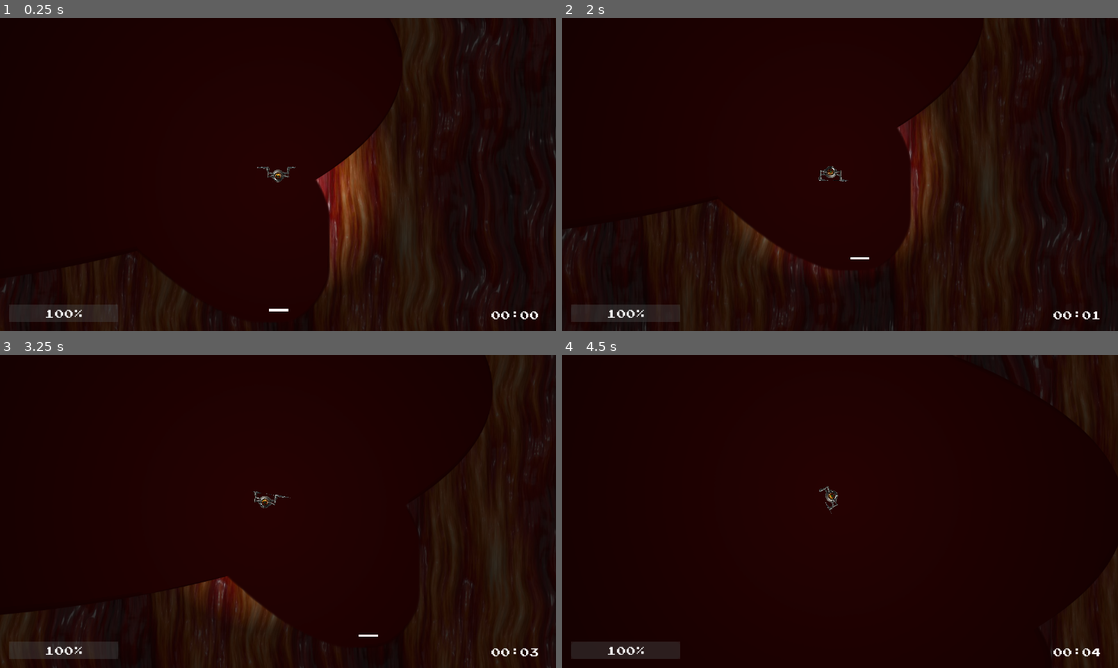
Above: before the commit, frames 1-4 (two rows, left to right).
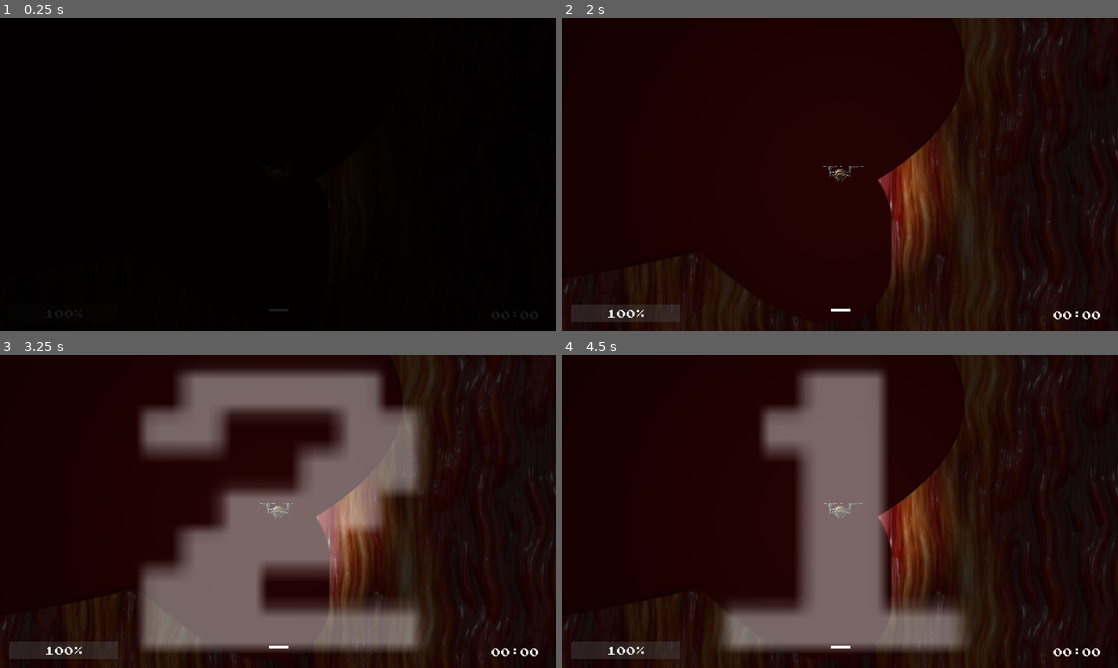
Above: after the commit, the same moments.

Repository: mutualtape/droneroids
Game: Godot game, scene res://game.tscn
Two runs of this game, one before a commit and one after it. Both use one fixed random seed, a clock stepped at 60 frames per second and the inputs below.
Inputs:
- Up to frame 1 (0.25 s): no input
- Up to frame 2 (2 s): hold Right (right) 0.53-1.28 s; hold Down (backward) from 1.28 s (still down)
- Up to frame 3 (3.25 s): release Down (backward) at 2.03 s; hold Right (right) 2.03-2.78 s; hold Up (forward) from 2.78 s (still down)
- Up to frame 4 (4.5 s): release Up (forward) at 3.53 s; hold Left (left) from 3.53 s (still down)

The runs differ from the first frame. In frame 1, 72% of the frame differs, in the area x 0-100%, y 0-100%; in frame 2, 5.1%; in frame 3, 35%; in frame 4, 26%.

Commit message:
add base level

Diff:
--- a/game.gd
+++ b/game.gd
@@ -1,67 +1,43 @@
-@tool
 extends Node2D
-class_name Game
 
-@export var level_scene : PackedScene
-var current_level: Node2D
-var level_timer_millis: int
+@onready var anim = $MenuUI/FadePlayer
+@onready var level = $BaseLevel
 
-class GameStat:
-	var time: int
-	func _init(t: int): time = t
-var game_stats: Array[GameStat] = []
+var game_stats: Array[Global.GameStat] = []
 
 func _ready():
-	start_level(level_scene)
-
-func start_level(level: PackedScene):
-	current_level = level.instantiate()
-	current_level.process_mode = Node.PROCESS_MODE_PAUSABLE
-	add_child(current_level)
-	level_timer_millis = 0
-
-func _process(delta):
-	if(Engine.is_editor_hint()): return
-	level_timer_millis+=delta*1000
-	$GameUI/EnergyBar.ratio = $Drone.energy / $Drone.energy_max
-	$GameUI/Time.text = text_for_millis(level_timer_millis)
-
-func text_for_millis(milli_seconds: int):
-	var seconds = (milli_seconds/1000) % 60
-	var minutes = (milli_seconds/(1000 * 60)) % 60
-	return "%02d:%02d" % [minutes, seconds]
+	next_level()
 
 signal interacted
 func _input(event):
 	interacted.emit()
 
-func _game_over_win(type, field):
-	if(type != LandingField.Type.TARGET): return
-	game_stats.append(GameStat.new(level_timer_millis))
-	anim.play("fade_to_menu")
-	get_tree().paused = true
-
 func _game_over_stranded(collision_node):
 	print("poor turtle not implemented in multi level")
 
-@onready var anim = $MenuUI/FadePlayer
-var next_level: PackedScene
+func _on_base_level_finished(stat: Global.GameStat):
+	game_stats.append(stat)
+	anim.play("fade_to_menu")
+
+func next_level():
+	var resource = "res://scenes/levels/level_veins_%s.tscn" % (game_stats.size() + 1)
+	print("load " + resource)
+	level.load_level(load(resource))
+	anim.play("fade_to_level")
+
 func _on_fade_player_animation_finished(anim_name):
 	match anim_name:
 		"fade_to_menu":
 			var message = "You needed %s \n and took %s%% damage\n\n press anything" % [
-				text_for_millis(game_stats.back().time),
-				round((1 - $Drone.energy / $Drone.energy_max) * 100)
+				Global.text_for_millis(game_stats.back().time),
+				round((1 - game_stats.back().energy / Drone.energy_max) * 100)
 			]
 			$MenuUI/Message.text = "[center]" + message + "[/center]"
 			$MenuUI/Message.visible = true
-			current_level.free()
-			next_level = load("res://scenes/levels/level_veins_2.tscn")
-			$Drone.position = Vector2.ZERO
-			start_level(next_level)
+
 			await interacted
 			$MenuUI/Message.visible = false
-			anim.play("fade_to_level")
+			next_level()
 		"fade_to_level":
-			get_tree().paused = false
+			level.start_level()
 		_: assert(false, "unkown animation " + anim_name)
--- a/game.tscn
+++ b/game.tscn
@@ -1,12 +1,23 @@
-[gd_scene load_steps=10 format=3 uid="uid://584xc4ljf760"]
+[gd_scene load_steps=8 format=3 uid="uid://584xc4ljf760"]
 
 [ext_resource type="Script" path="res://game.gd" id="1_g4isr"]
-[ext_resource type="PackedScene" uid="uid://bmkhgbp7f25nu" path="res://scenes/levels/level_veins_1.tscn" id="2_rpsn8"]
-[ext_resource type="PackedScene" uid="uid://chk3bcl33jjts" path="res://scenes/common/drone.tscn" id="3_esjgk"]
+[ext_resource type="PackedScene" uid="uid://c7x4io68lfgml" path="res://scenes/common/base_level.tscn" id="2_bkg3y"]
 [ext_resource type="AudioStream" uid="uid://tkqsklb426h4" path="res://assets/Song.mp3" id="4_hikr2"]
 
-[sub_resource type="StyleBoxFlat" id="StyleBoxFlat_b45d8"]
-bg_color = Color(0.6, 0.6, 0.6, 0.14902)
+[sub_resource type="Animation" id="Animation_ou7lf"]
+length = 0.001
+tracks/0/type = "value"
+tracks/0/imported = false
+tracks/0/enabled = true
+tracks/0/path = NodePath("FadeOverlay:color")
+tracks/0/interp = 1
+tracks/0/loop_wrap = true
+tracks/0/keys = {
+"times": PackedFloat32Array(0),
+"transitions": PackedFloat32Array(1),
+"update": 0,
+"values": [Color(0, 0, 0, 0)]
+}
 
 [sub_resource type="Animation" id="Animation_qibnl"]
 resource_name = "fade_to_level"
@@ -51,21 +62,6 @@
 "values": [Color(0, 0, 0, 0), Color(0, 0, 0, 0), Color(0, 0, 0, 1)]
 }
 
-[sub_resource type="Animation" id="Animation_ou7lf"]
-length = 0.001
-tracks/0/type = "value"
-tracks/0/imported = false
-tracks/0/enabled = true
-tracks/0/path = NodePath("FadeOverlay:color")
-tracks/0/interp = 1
-tracks/0/loop_wrap = true
-tracks/0/keys = {
-"times": PackedFloat32Array(0),
-"transitions": PackedFloat32Array(1),
-"update": 0,
-"values": [Color(0, 0, 0, 0)]
-}
-
 [sub_resource type="AnimationLibrary" id="AnimationLibrary_xbqgq"]
 _data = {
 "RESET": SubResource("Animation_ou7lf"),
@@ -76,51 +72,11 @@
 [node name="Game" type="Node2D"]
 process_mode = 3
 script = ExtResource("1_g4isr")
-level_scene = ExtResource("2_rpsn8")
 
-[node name="Background" type="ColorRect" parent="."]
-offset_left = -2761.0
-offset_top = -2478.0
-offset_right = 7655.0
-offset_bottom = 4241.0
-color = Color(0.0705882, 0.00392157, 0.00392157, 1)
-
-[node name="Drone" parent="." instance=ExtResource("3_esjgk")]
-
-[node name="GameUI" type="CanvasLayer" parent="."]
-
-[node name="EnergyBar" type="ProgressBar" parent="GameUI"]
-anchors_preset = 2
-anchor_top = 1.0
-anchor_bottom = 1.0
-offset_left = 19.0
-offset_top = -53.0
-offset_right = 471.0
-offset_bottom = 17.0
-grow_vertical = 0
-scale = Vector2(0.5, 0.5)
-theme_override_styles/fill = SubResource("StyleBoxFlat_b45d8")
-allow_greater = true
-
-[node name="Time" type="Label" parent="GameUI"]
-anchors_preset = 3
-anchor_left = 1.0
-anchor_top = 1.0
-anchor_right = 1.0
-anchor_bottom = 1.0
-offset_left = -96.0
-offset_top = -47.0
-offset_right = 64.0
-offset_bottom = 11.0
-grow_horizontal = 0
-grow_vertical = 0
-scale = Vector2(0.5, 0.5)
-size_flags_horizontal = 4
-size_flags_vertical = 8
-text = "0:00"
+[node name="BaseLevel" parent="." instance=ExtResource("2_bkg3y")]
 
 [node name="MenuUI" type="CanvasLayer" parent="."]
-process_mode = 3
+layer = 2
 
 [node name="FadeOverlay" type="ColorRect" parent="MenuUI"]
 anchors_preset = 15
@@ -170,6 +126,5 @@
 volume_db = -20.0
 autoplay = true
 
-[connection signal="over_field" from="Drone" to="." method="_game_over_win"]
-[connection signal="stranded" from="Drone" to="." method="_game_over_stranded"]
+[connection signal="finished" from="BaseLevel" to="." method="_on_base_level_finished"]
 [connection signal="animation_finished" from="MenuUI/FadePlayer" to="." method="_on_fade_player_animation_finished"]
--- /dev/null
+++ b/scenes/common/base_level.gd
@@ -0,0 +1,45 @@
+@tool
+extends Node2D
+
+@export var debug_level_scene : PackedScene
+
+signal finished(stat: Global.GameStat)
+
+@onready var drone = $Drone
+
+var current_level: Node2D
+var level_timer_millis: int
+var level_started
+
+func _ready():
+	# start debug level when run directly
+	if(get_parent() == get_tree().root):
+		load_level(debug_level_scene)
+		start_level()
+
+func load_level(level: PackedScene):
+	if(current_level != null):
+		current_level.free()
+	drone.reset_position()
+	level_timer_millis = 0
+	level_started = false
+	current_level = level.instantiate()
+	get_tree().paused = true
+	add_child(current_level)
+
+func start_level():
+	level_timer_millis = 0
+	level_started = true
+	get_tree().paused = false
+
+func _process(delta):
+	if(Engine.is_editor_hint()): return
+	if(level_started): level_timer_millis += delta*1000
+	$GameUI/EnergyBar.ratio = $Drone.energy / $Drone.energy_max
+	$GameUI/Time.text = Global.text_for_millis(level_timer_millis)
+
+func _on_drone_over_field(type, field):
+	if(! level_started): return
+	if(type == LandingField.Type.TARGET):
+		level_started = false
+		finished.emit(Global.GameStat.new(level_timer_millis, drone.energy))
--- /dev/null
+++ b/scenes/common/base_level.tscn
@@ -0,0 +1,57 @@
+[gd_scene load_steps=5 format=3 uid="uid://c7x4io68lfgml"]
+
+[ext_resource type="Script" path="res://scenes/common/base_level.gd" id="1_swcu4"]
+[ext_resource type="PackedScene" uid="uid://chk3bcl33jjts" path="res://scenes/common/drone.tscn" id="2_a1vfu"]
+[ext_resource type="PackedScene" uid="uid://dt1gq4g3p6i43" path="res://scenes/levels/level_veins_2.tscn" id="2_i8yu5"]
+
+[sub_resource type="StyleBoxFlat" id="StyleBoxFlat_d3brj"]
+bg_color = Color(0.6, 0.6, 0.6, 0.14902)
+
+[node name="BaseLevel" type="Node2D"]
+script = ExtResource("1_swcu4")
+debug_level_scene = ExtResource("2_i8yu5")
+
+[node name="Background" type="ColorRect" parent="."]
+offset_left = -2761.0
+offset_top = -2478.0
+offset_right = 7655.0
+offset_bottom = 4241.0
+color = Color(0.0705882, 0.00392157, 0.00392157, 1)
+
+[node name="Drone" parent="." instance=ExtResource("2_a1vfu")]
+position = Vector2(0, 0)
+sleeping = true
+
+[node name="GameUI" type="CanvasLayer" parent="."]
+
+[node name="EnergyBar" type="ProgressBar" parent="GameUI"]
+anchors_preset = 2
+anchor_top = 1.0
+anchor_bottom = 1.0
+offset_left = 19.0
+offset_top = -53.0
+offset_right = 471.0
+offset_bottom = 17.0
+grow_vertical = 0
+scale = Vector2(0.5, 0.5)
+theme_override_styles/fill = SubResource("StyleBoxFlat_d3brj")
+allow_greater = true
+
+[node name="Time" type="Label" parent="GameUI"]
+anchors_preset = 3
+anchor_left = 1.0
+anchor_top = 1.0
+anchor_right = 1.0
+anchor_bottom = 1.0
+offset_left = -96.0
+offset_top = -47.0
+offset_right = 64.0
+offset_bottom = 11.0
+grow_horizontal = 0
+grow_vertical = 0
+scale = Vector2(0.5, 0.5)
+size_flags_horizontal = 4
+size_flags_vertical = 8
+text = "0:00"
+
+[connection signal="over_field" from="Drone" to="." method="_on_drone_over_field"]
--- a/scenes/common/drone.gd
+++ b/scenes/common/drone.gd
@@ -6,7 +6,7 @@
 @onready var stranded_timer : Timer = Timer.new()
 
 var energy: float = 100
-var energy_max: float = 100
+const energy_max: float = 100
 
 signal over_field(type: LandingField.Type, field: LandingField)
 signal stranded(on: CollisionObject2D)
@@ -44,6 +44,16 @@
 	return (direction_marker.global_position - global_position).normalized()
 
 func _physics_process(delta):
+
+	# has to run in physics process
+	if(position_reseted):
+		position = Vector2.ZERO
+		rotation = 0
+		sleeping = true
+		position_reseted = false
+		return
+	# though physics is deactivated when paused, applied forces gets added and then "explode"
+	if(get_tree().paused): return
 
 	#Idea: making it harder to navigate by adding some randomness to rotation
 	#add_constant_torque(100)
@@ -112,6 +122,10 @@
 func energy_loss(lost_energy):
 	energy -= lost_energy
 
+var position_reseted = false
+func reset_position():
+	position_reseted = true
+
 func _on_collision(_body : CollisionObject2D):
 	var impact = prev_velocity.length()
 	if(impact > 100): collision()
--- /dev/null
+++ b/scenes/global_util.gd
@@ -0,0 +1,14 @@
+extends Object
+class_name Global
+
+class GameStat:
+	var time: int
+	var energy: float
+	func _init(t: int, e: float):
+		time = t
+		energy = e
+
+static func text_for_millis(milli_seconds: int):
+	var seconds = (milli_seconds/1000) % 60
+	var minutes = (milli_seconds/(1000 * 60)) % 60
+	return "%02d:%02d" % [minutes, seconds]
